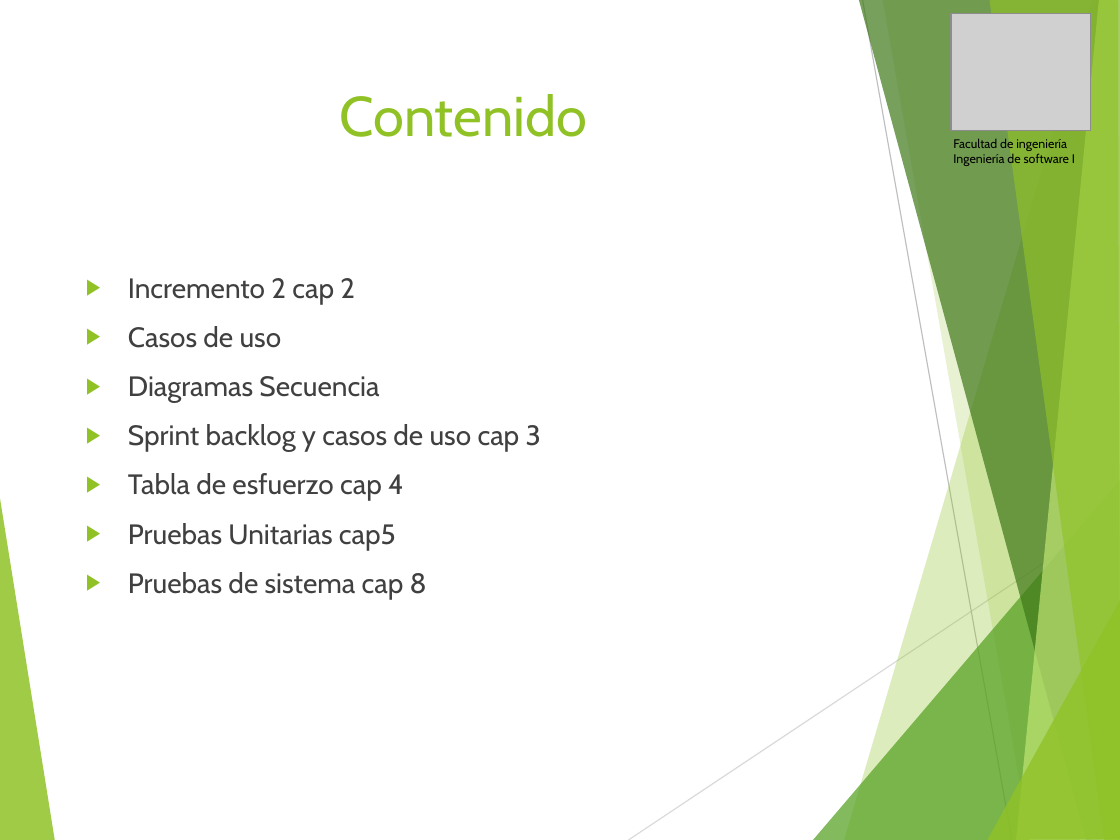
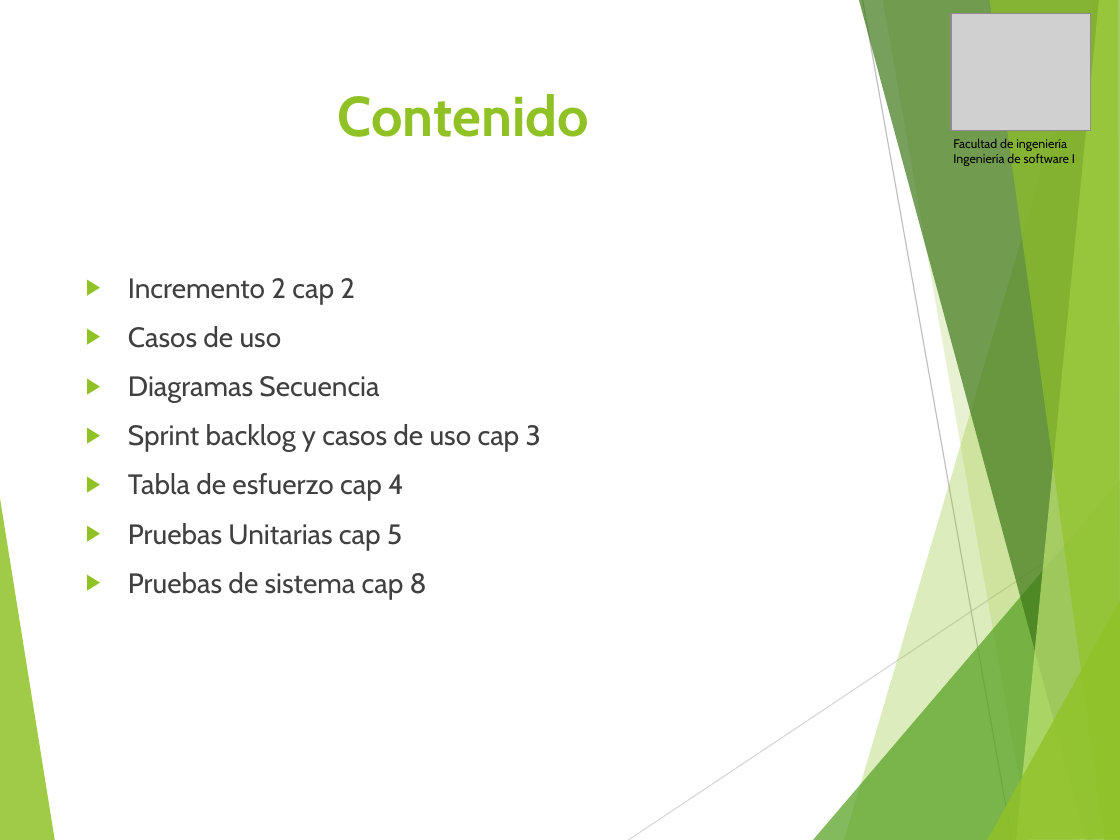
Before and after one commit to vixo23/ING-DE-SOFTWARE, a slide deck: slide 2 of INCREMENTO2/PPTS/PPt Segundo incremento scrum++.pptx. Drawn at 1120x840 pixels with LibreOffice and Linux fonts; fonts in the diff are those of the drawing; grey boxes stand for pictures. Boxes give left, top, right and bottom in pixels: in the first picture for what was removed or moved away, otherwise in the second. Text is boxed around its words. In the diff, an @@ line names an element or a change of style, - is before the commit and + after.

```diff
--- a/INCREMENTO2/PPTS/PPt Segundo incremento scrum++.pptx
+++ b/INCREMENTO2/PPTS/PPt Segundo incremento scrum++.pptx
@@ title "Contenido" at bbox=[338, 94, 589, 137]: bold on @@
@@ text at bbox=[128, 278, 541, 599]: alignment left to justified @@
@@ text at bbox=[128, 523, 402, 550]: text changed @@
-▶ Pruebas Unitarias cap5
+▶ Pruebas Unitarias cap 5
```
Also in this commit, not shown: 9 other slides changed, 1 slide added, 1 slide removed, 2 other files.
